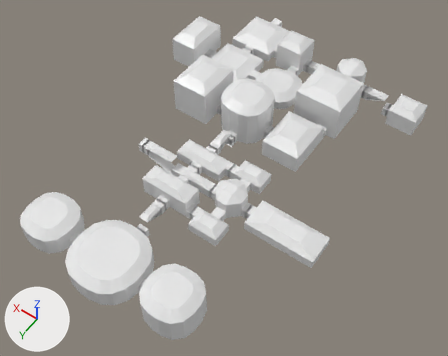
An edit to the FBX model Assets/Models/temple_of_riellis.fbx, drawn before and after from the same camera.
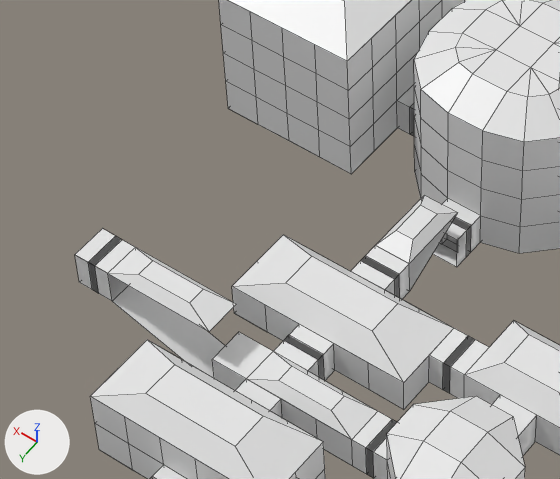
The first picture shows the older version from a 50 mm camera at (-28.5, 28.2, 45.9) aimed at (-6.6, -2.5, -2.3). The close-ups show both versions on the part from 27% to 57% of the width and 23% to 56% of the height of that picture; other places that the commit changed are outside them. The axes (+X, +Y, +Z) are drawn at lower left. The lights are the same throughout. The close-ups show mesh edges as thin lines. Vertices at the same position are counted once.

Objects in the first close-up: 'Room_-11_-1', 'Room_-11_-4', 'Room_-1_-12', 'Room_-3_0', 'Room_-5_-1', 'Room_-5_-6', 'Room_-7_-12', 'Room_-7_-3', 'Room_-7_0', 'Room_-7_2', 'Room_-8_-3', 'Room_0_0'.
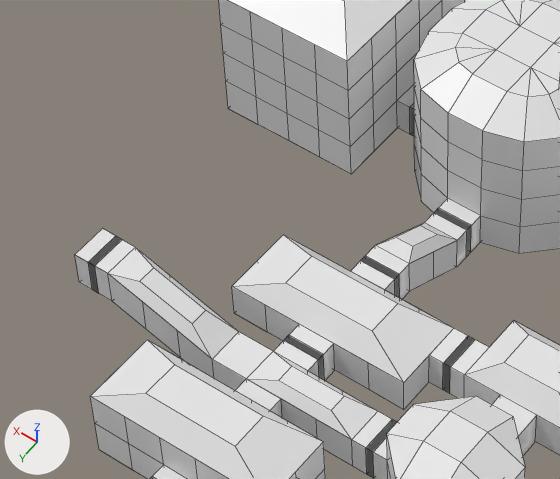
What differs and where, as boxes (x1, y1, x2, y2) in the close-ups (560 x 479 px):
'Room_-3_0', reshaped, moved: before (108, 247, 236, 378); after (108, 247, 238, 378)
'Room_-5_-6', reshaped, moved (28% shorter): before (375, 195, 457, 290); after (375, 223, 457, 291)
part 1 of me_ramp_031, added: after (375, 223, 457, 291)
part 2 of me_ramp_031, deleted: before (375, 195, 457, 290)
part 3 of me_ramp_029, deleted: before (108, 247, 236, 331)
part 4 of me_ramp_029, built on: before (112, 285, 225, 378); after (108, 247, 238, 378)

The edits, one by one:
me_ramp_029 is used by ob_room__3_0; location (0.0, 0.0, 0.0).
me_ramp_029 had 12 vertices, 6 faces and spanned x -3.0..0.0, y 0.0..1.0, z -1.0..1.25.
me_ramp_029 now has 24 vertices, 12 faces and spans x -1.5..1.5, y -0.5..0.5, z -1.0..1.0.
me_ramp_029 part 3: the loose piece of 8 vertices spanning x -3.0..0.0, y 0.0..1.0, z 1.0..1.25 is deleted.
Part 4, on me_ramp_029:
4 vertices are removed from x -3.0..0.0, y 0.0..1.0, z -1.0..0.0.
1 face is deleted.
16 vertices are added at x -1.5..1.5, y -0.5..0.5, z -1.0..1.0.
8 new vertices lie (1.0, 0.0, 0.33) away from vertices in x -1.5..0.5, y -0.5..0.5, z -1.0..0.67.
1 new face joins them, mat_floormaterial_006 (white #e7e7e7).
6 new faces join them, mat_wallmaterial_006 (white #e7e7e7).
5 new faces join them, mat_ceilingmaterial_006 (white #e7e7e7).
me_ramp_029 now uses material mat_wallmaterial_006 (white #e7e7e7).
me_ramp_031 is used by ob_room__5__6; location (0.0, 0.0, 0.0).
me_ramp_031 had 10 vertices, 6 faces and spanned x -5.0..-4.0, y -6.0..-4.0, z -1.0..0.25.
me_ramp_031 now has 24 vertices, 10 faces and spans x -0.5..0.5, y -1.0..1.0, z -1.0..1.0.
me_ramp_031 part 1: 24 vertices added at x -0.5..0.5, y -1.0..1.0, z -1.0..1.0.
me_ramp_031 part 2: 10 vertices removed from x -5.0..-4.0, y -6.0..-4.0, z -1.0..0.25.
me_ramp_031 now uses material mat_wallmaterial_006 (white #e7e7e7).
Object 'Room_-3_0' (ob_room__3_0) moves from (0.0, 0.0, 0.0) to (-1.5, 0.5, 0.0).
Object 'Room_-5_-6' (ob_room__5__6) moves from (0.0, 0.0, 0.0) to (-4.5, -5.0, -1.0).
